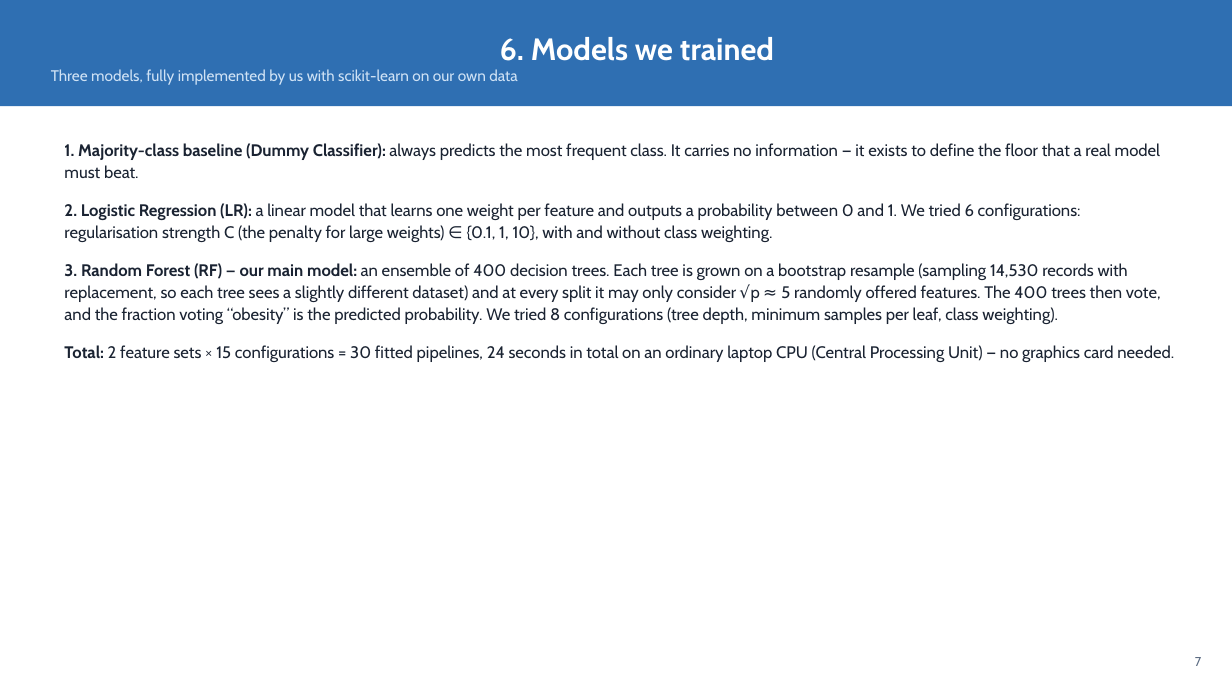
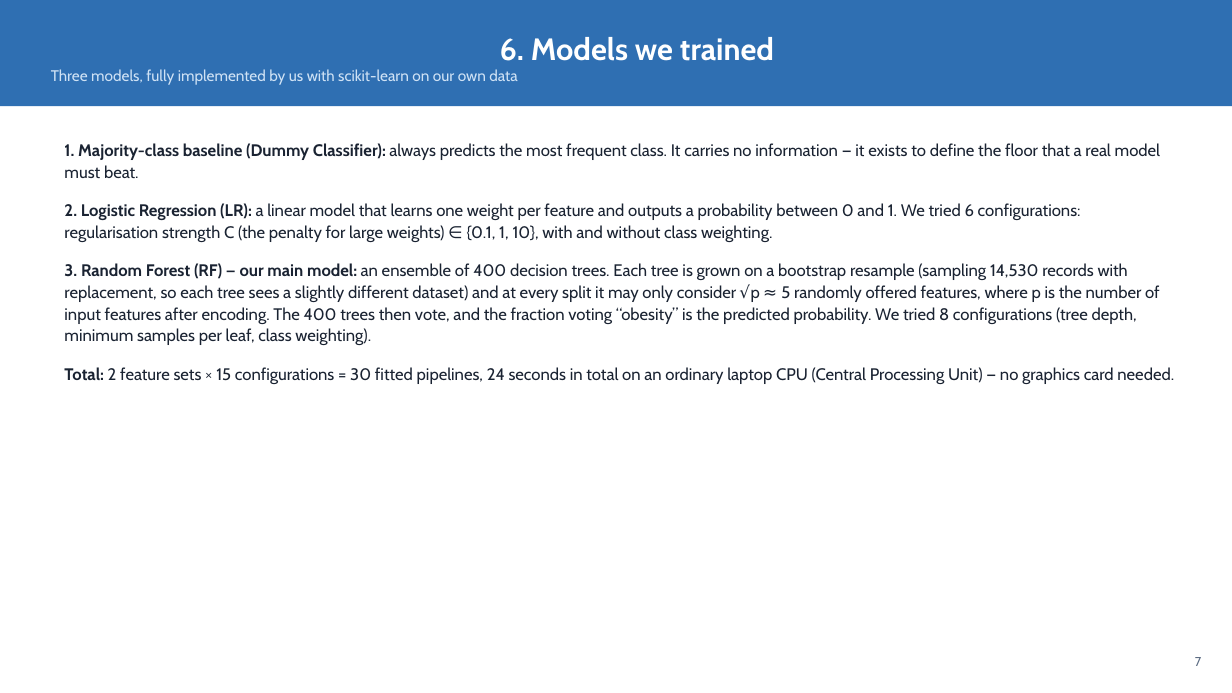
Before and after one commit to yhtt615/obesity-screening, a slide deck: slide 7 of outputs/Second_Progress_Report.pptx. Drawn at 1232x693 pixels with LibreOffice and Linux fonts; fonts in the diff are those of the drawing. Boxes give left, top, right and bottom in pixels: in the first picture for what was removed or moved away, otherwise in the second. Text is boxed around its words. In the diff, an @@ line names an element or a change of style, - is before the commit and + after.

```diff
--- a/outputs/Second_Progress_Report.pptx
+++ b/outputs/Second_Progress_Report.pptx
@@ text at bbox=[64, 263, 1160, 345]: text changed @@
-3. Random Forest (RF) — our main model: an ensemble of 400 decision trees. Each tree is grown on a bootstrap resample (sampling 14,530 records with replacement, so each tree sees a slightly different dataset) and at every split it may only consider √p ≈ 5 randomly offered features. The 400 trees then vote, and the fraction voting “obesity” is the predicted probability. We tried 8 configurations (tree depth, minimum samples per leaf, class weighting).
+3. Random Forest (RF) — our main model: an ensemble of 400 decision trees. Each tree is grown on a bootstrap resample (sampling 14,530 records with replacement, so each tree sees a slightly different dataset) and at every split it may only consider √p ≈ 5 randomly offered features, where p is the number of input features after encoding. The 400 trees then vote, and the fraction voting “obesity” is the predicted probability. We tried 8 configurations (tree depth, minimum samples per leaf, class weighting).
```
Also in this commit, not shown: 4 other slides changed, 19 other files.
